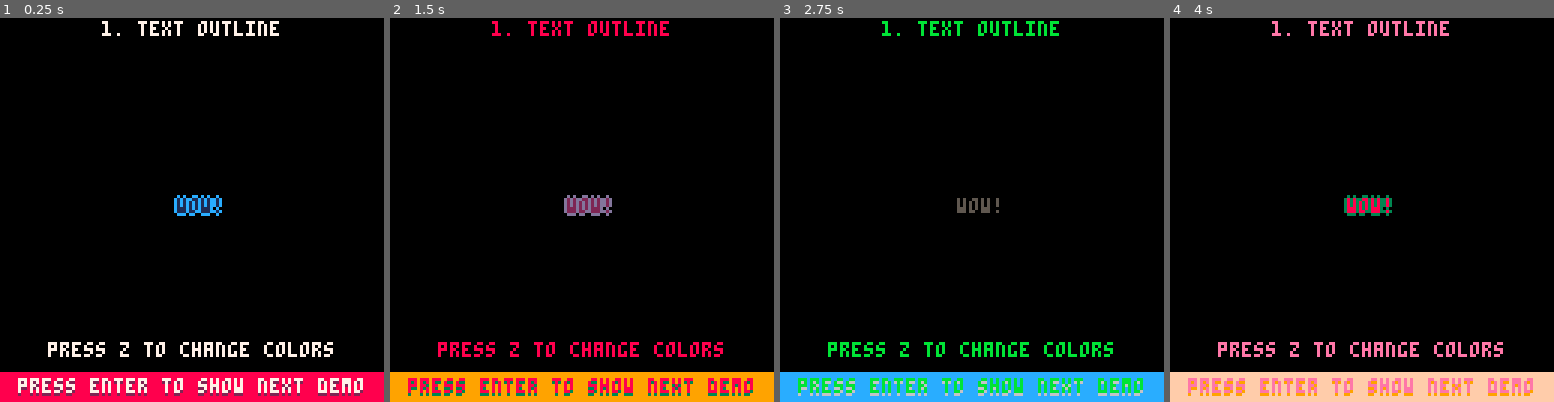
Above: before the commit, frames 1-4 (left to right).
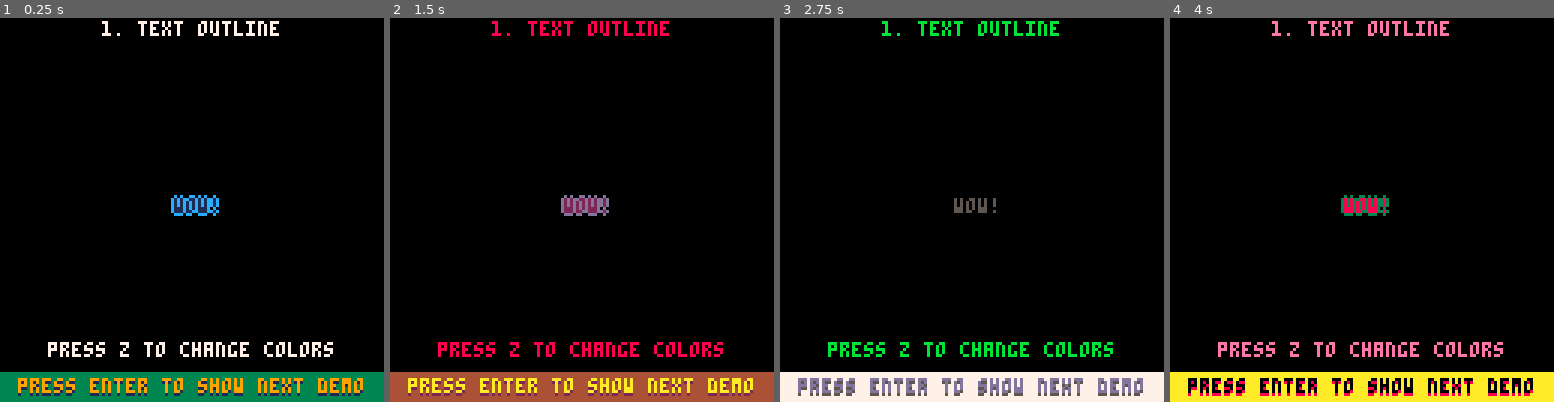
Above: after the commit, the same moments.

Repository: freeCodeCampGuam/GameDevBootcamp
Game: PICO-8 cartridge tips_n_tricks/explain_outline.p8
The game is run twice, just before and just after one commit, with the same random seed, the same clock (stepped at 60 frames per second) and the same inputs.
Inputs:
- Up to frame 1 (0.25 s): no input
- Up to frame 2 (1.5 s): tap X (X key) at 0.33, 1.07 s; tap O (Z key) at 0.7 s
- Up to frame 3 (2.75 s): hold Right 1.6-2.1 s; tap O (Z key) at 1.7, 2.1, 2.5 s; tap X (X key) at 1.85 s; hold Up 2.15-2.42 s; hold Right from 2.47 s (still down)
- Up to frame 4 (4 s): tap O (Z key) at 2.9, 3.3, 3.7 s; tap X (X key) at 2.97 s; release Right at 3.03 s; hold Left 3.08-3.58 s; hold Down 3.63-3.97 s

The runs differ from the first frame. In frame 1, 8.3% of the frame differs, in the area x 0-100%, y 46-100%; in frame 2, 8.3%; in frame 3, 8.2%; in frame 4, 8.3%.

Commit message:
adjust txt placement and prompt color

Diff:
--- a/tips_n_tricks/explain_outline.p8
+++ b/tips_n_tricks/explain_outline.p8
@@ -12,7 +12,7 @@
 
 	 txt = "wow!"-- our text to draw
 	 txt_col = 1 -- txt color
-	 txtx = 59   -- x,y coordinates
+	 txtx = 58   -- x,y coordinates
 	 txty = 60
 	 -- in order to draw an outline
 	 -- we just choose a color that's
@@ -67,9 +67,9 @@
   printc('2. sprite outline',64,1,7)
 	 printc('press z to change outline',64,120,7)
  end
- rectfill(0,118,128,128,8)
- printc('press enter to show next demo', 64,121, 2)
- printc('press enter to show next demo', 64,120, 7)
+ rectfill(0,118,128,128,3)
+ printc('press enter to show next demo', 64,121, 1)
+ printc('press enter to show next demo', 64,120, 9)
 end
 
 function draw_interactive_ex()
